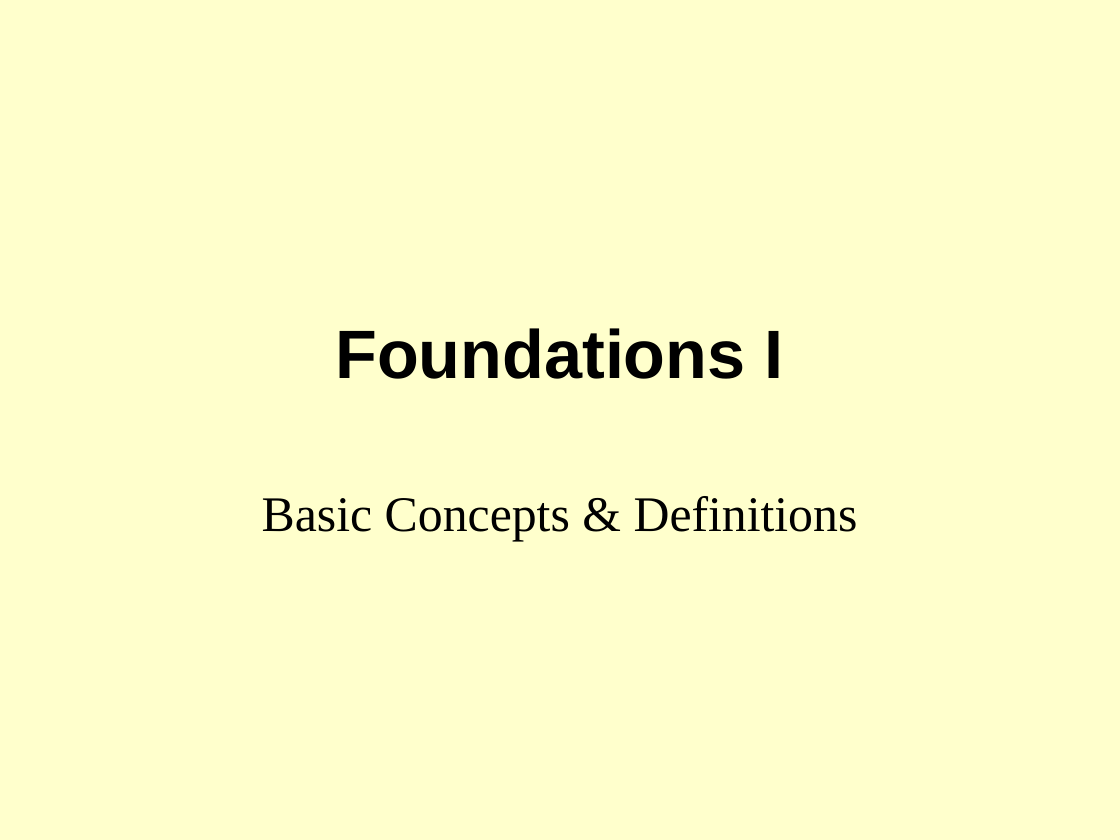
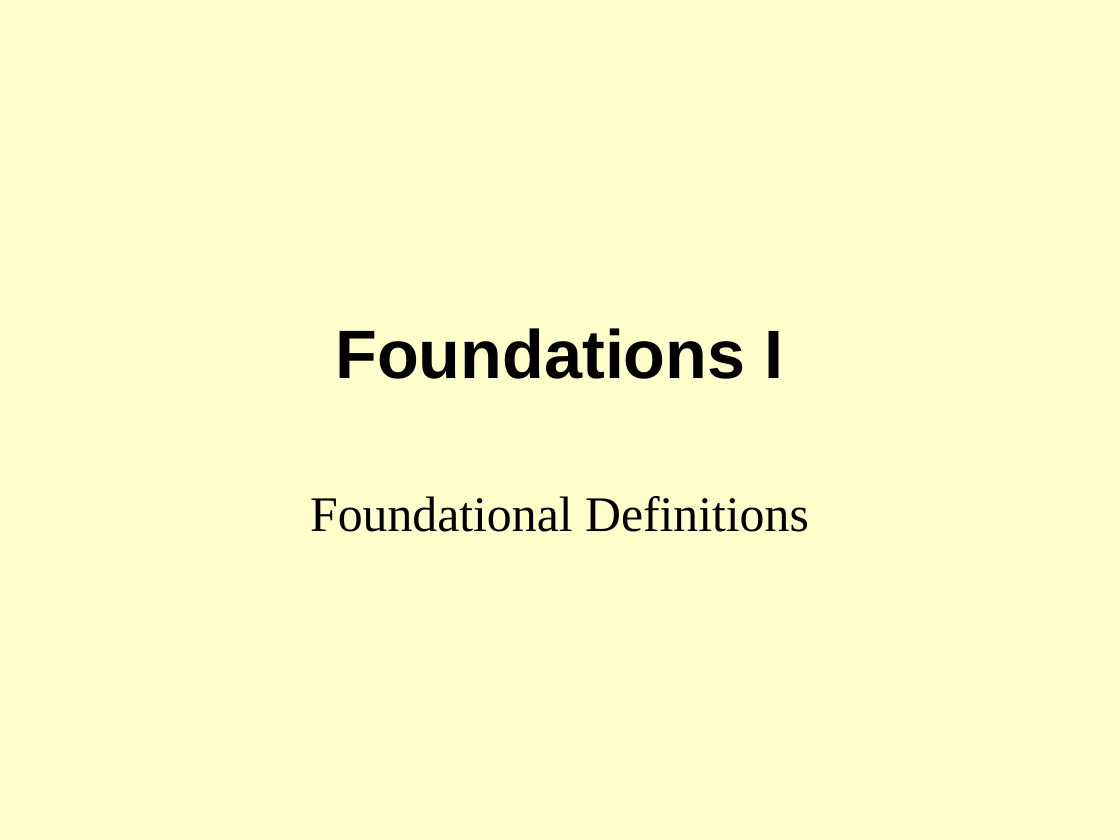
Before and after one commit to droglenc/NCMTH107, a slide deck: slide 1 of lecture/Slides/01_Foundations_II.pptx. Drawn at 1120x840 pixels with LibreOffice and Linux fonts; fonts in the diff are those of the drawing; background and template pictures are left out. Boxes give left, top, right and bottom in pixels: in the first picture for what was removed or moved away, otherwise in the second. Text is boxed around its words. In the diff, an @@ line names an element or a change of style, - is before the commit and + after.

```diff
--- a/lecture/Slides/01_Foundations_II.pptx
+++ b/lecture/Slides/01_Foundations_II.pptx
@@ subtitle at (x1=310, y1=496, x2=809, y2=532): text changed @@
-Basic Concepts & Definitions
+Foundational Definitions
```
Also in this commit, not shown: 3 other slides changed, 6 slides added, 2 slides removed, 3 other files.
